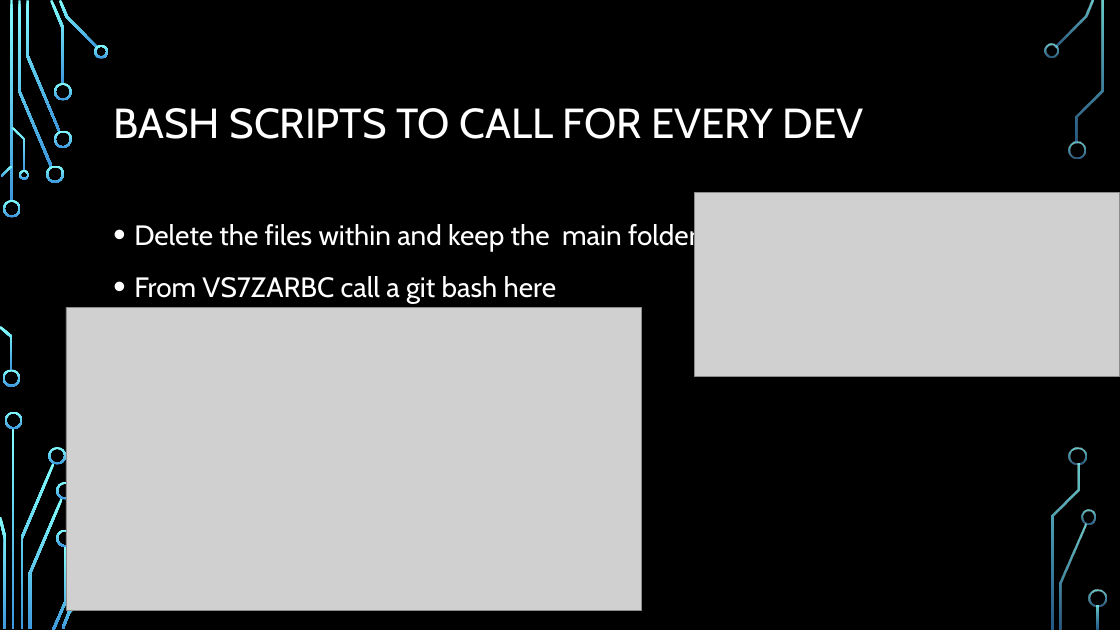
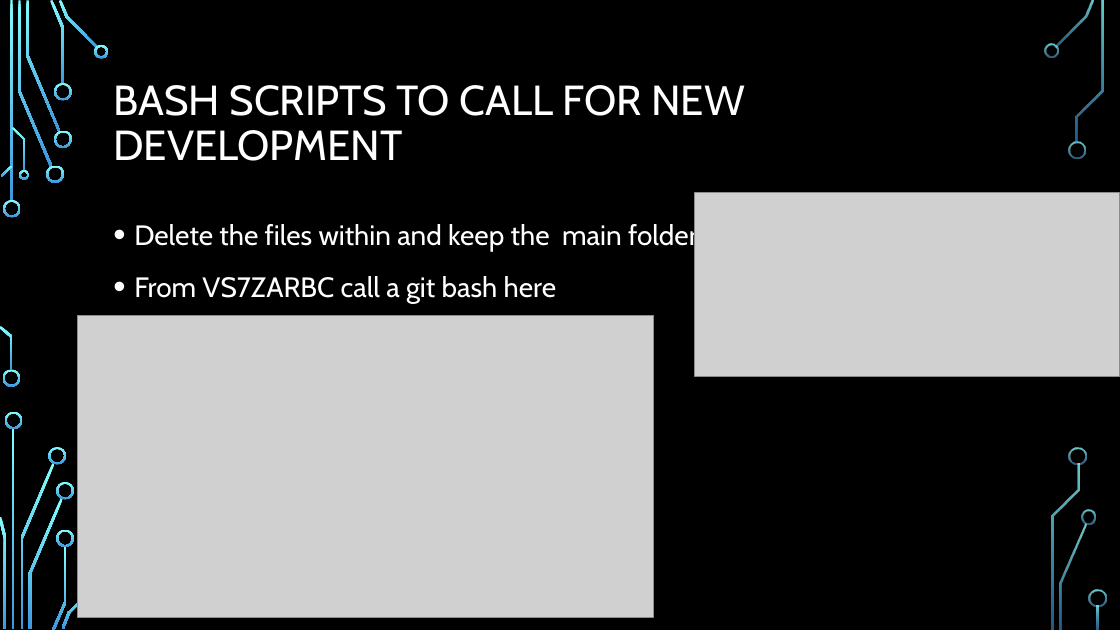
Before and after one commit to Ndig-BRO/DEV_training, a slide deck: slide 9 of BREAULT SWD TRAINING.pptx (slide 12 before the commit). Drawn at 1120x630 pixels with LibreOffice and Linux fonts; fonts in the diff are those of the drawing; grey boxes stand for pictures; background and template pictures are left out. Boxes give left, top, right and bottom in pixels: in the first picture for what was removed or moved away, otherwise in the second. Text is boxed around its words. In the diff, an @@ line names an element or a change of style, - is before the commit and + after.

```diff
--- a/BREAULT SWD TRAINING.pptx
+++ b/BREAULT SWD TRAINING.pptx
@@ title at (x1=113, y1=85, x2=745, y2=161): text changed @@
-BASH SCRIPTS TO CALL FOR EVERY DEV
+BASH SCRIPTS TO CALL FOR NEW DEVELOPMENT
@@ picture moved from (x1=66, y1=308, x2=642, y2=611) to (x1=78, y1=315, x2=654, y2=618) @@
```
Also in this commit, not shown: 2 other slides changed, 2 slides added, 1 slide removed.
